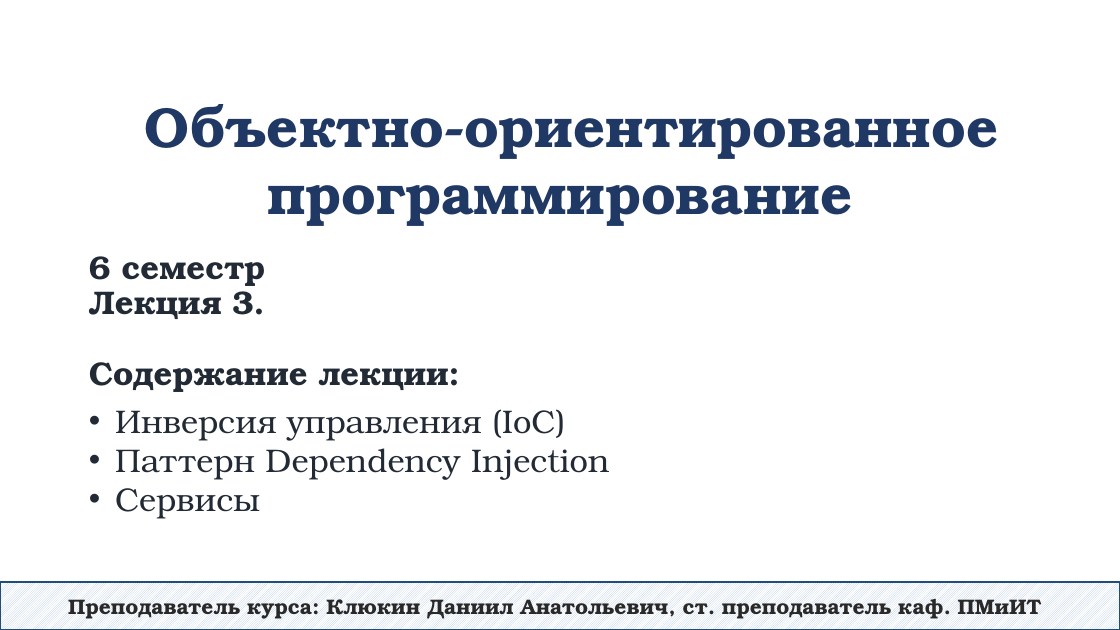
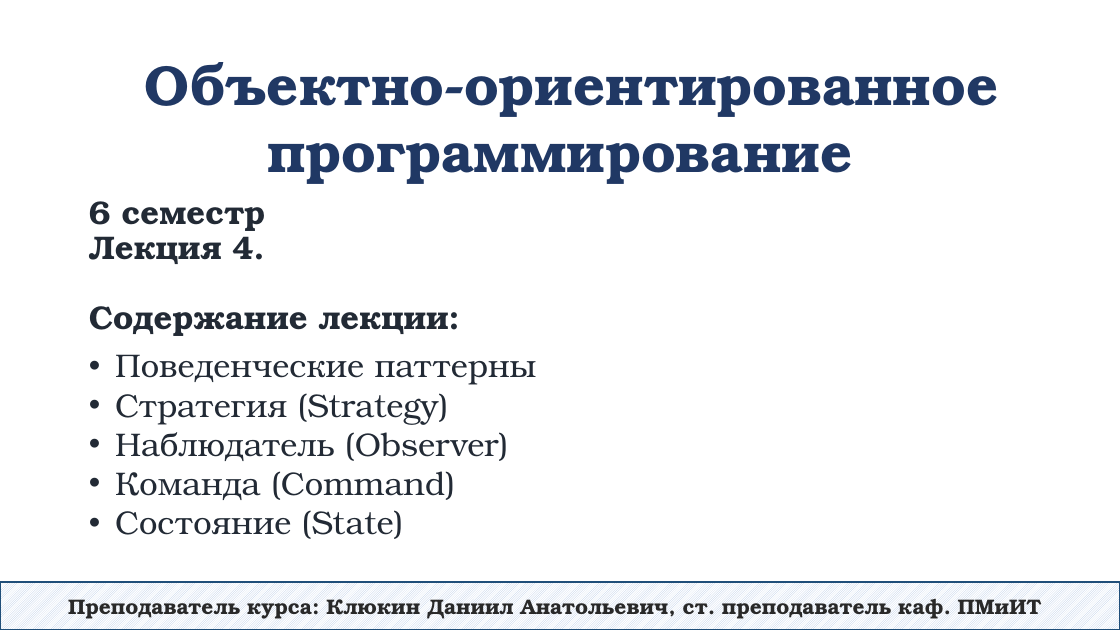
Before and after one commit to DaniilKlyukin/OOP-6, a slide deck: slide 1 of Лекции/ООП 2 лек 4.pptx. Drawn at 1120x630 pixels with LibreOffice and Linux fonts; fonts in the diff are those of the drawing. Boxes give left, top, right and bottom in pixels: in the first picture for what was removed or moved away, otherwise in the second. Text is boxed around its words. In the diff, an @@ line names an element or a change of style, - is before the commit and + after.

```diff
--- a/Лекции/ООП 2 лек 4.pptx
+++ b/Лекции/ООП 2 лек 4.pptx
@@ text "Объектно-ориентированное программирование" moved from (x1=145, y1=104, x2=998, y2=226) to (x1=145, y1=62, x2=998, y2=184) @@
@@ title at (x1=89, y1=201, x2=449, y2=336): text changed @@
-6 семестр
-Лекция 3.
-Содержание лекции:
+6 семестр
+Лекция 4.
+Содержание лекции:
@@ text at (x1=115, y1=354, x2=537, y2=539): text changed @@
-• Инверсия управления (IoC)
-• Паттерн Dependency Injection
-• Сервисы
+• Поведенческие паттерны
+• Стратегия (Strategy)
+• Наблюдатель (Observer)
+• Команда (Command)
+• Состояние (State)
```
Also in this commit, not shown: 32 slides added, 34 slides removed.
